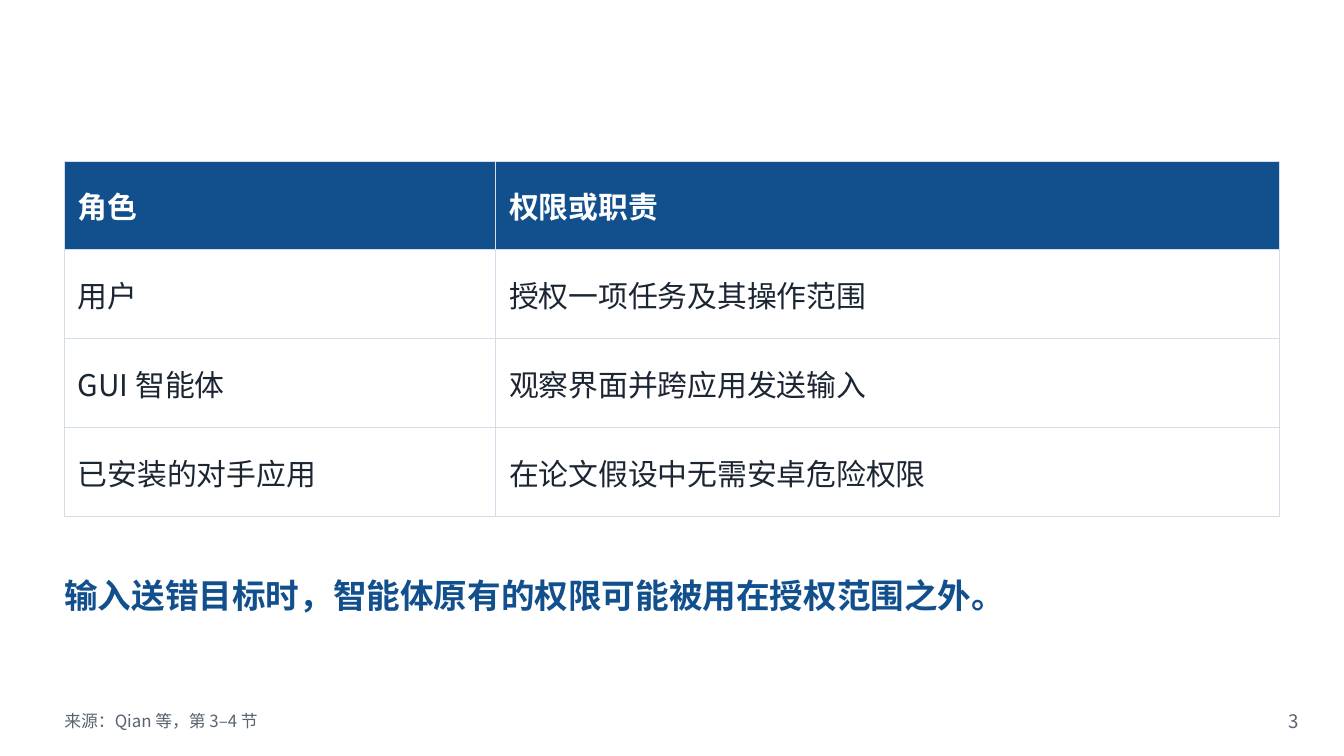
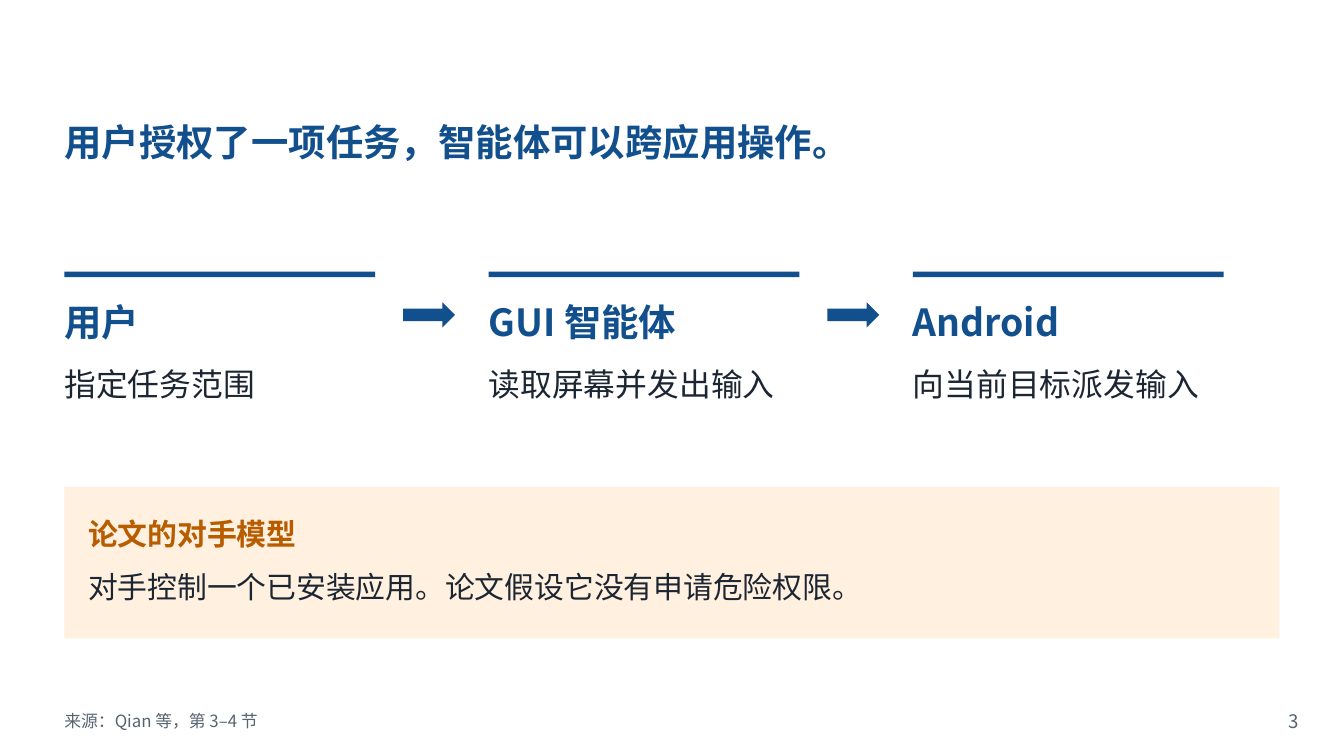
Before and after one commit to Novakru/ZJU-assignment-reports, a slide deck: slide 3 of review/presentation-zh.pptx. Drawn at 1344x756 pixels with LibreOffice and Linux fonts; fonts in the diff are those of the drawing; background and template pictures are left out. Boxes give left, top, right and bottom in pixels: in the first picture for what was removed or moved away, otherwise in the second. Text is boxed around its words. In the diff, an @@ line names an element or a change of style, - is before the commit and + after.

```diff
--- a/review/presentation-zh.pptx
+++ b/review/presentation-zh.pptx
@@ text added at [64,124,849,161], 20 pt, text #124F8D, bold @@
+用户授权了一项任务，智能体可以跨应用操作。
@@ table removed at [65,161,1279,517], 4 rows, 2 columns @@
-角色 | 权限或职责
-用户 | 授权一项任务及其操作范围
-GUI 智能体 | 观察界面并跨应用发送输入
-已安装的对手应用 | 在论文假设中无需安卓危险权限
@@ rectangle added at [65,271,375,277], fill #124F8D @@
@@ rectangle added at [489,271,800,277], fill #124F8D @@
@@ rectangle added at [913,271,1223,277], fill #124F8D @@
@@ text added at [64,304,139,340], 20 pt, text #124F8D, bold @@
+用户
@@ right arrow added at [403,302,456,328], fill #124F8D @@
@@ text added at [489,304,676,340], 20 pt, text #124F8D, bold @@
+GUI 智能体
@@ right arrow added at [828,302,880,328], fill #124F8D @@
@@ text added at [913,305,1060,337], 20 pt, text #124F8D, bold @@
+Android
@@ text added at [64,369,255,399], 17 pt, text #1C2633 @@
+指定任务范围
@@ text added at [489,369,775,399], 17 pt, text #1C2633 @@
+读取屏幕并发出输入
@@ text added at [913,369,1199,399], 17 pt, text #1C2633 @@
+向当前目标派发输入
@@ rectangle added at [65,487,1279,637], fill #FFF0E0 @@
@@ text added at [88,519,296,548], 16 pt, text #B85C00, bold @@
+论文的对手模型
@@ text removed at [64,579,1005,613] @@
-输入送错目标时，智能体原有的权限可能被用在授权范围之外。
@@ text added at [88,573,862,601], 16 pt, text #1C2633 @@
+对手控制一个已安装应用。论文假设它没有申请危险权限。
```
Also in this commit, not shown: 6 other slides changed, 14 other files.
